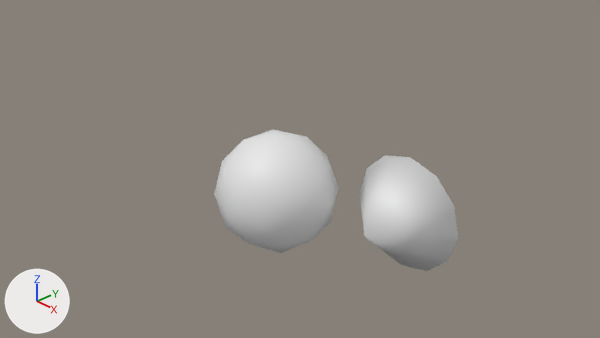
Renders of the Blender file EngineAssets/LightMeshes.blend from each side of a commit.
Both versions are drawn from the file's camera 'Camera'. The axes (+X, +Y, +Z) are drawn at lower left. The lights are the same throughout.
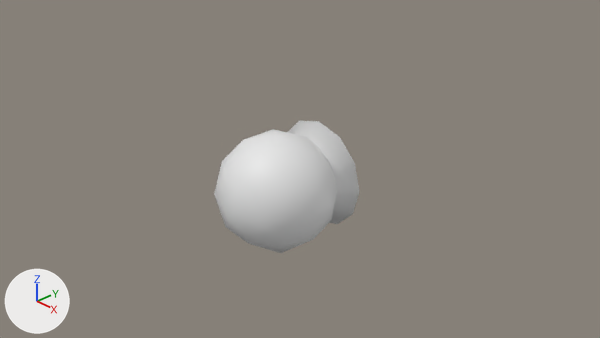
Changed parts and their boxes [x1, y1, x2, y2] in the pictures (600 x 338 px):
'Cone', moved
    before: [360, 155, 458, 271]
    after: [288, 121, 359, 224]

Diff of the bpy script that builds the scene:
```diff
--- a/EngineAssets/LightMeshes.blend.py
+++ b/EngineAssets/LightMeshes.blend.py
@@ ob_cone @@
 ob_cone = bpy.data.objects.new('Cone', me_cone)
-ob_cone.location = (2.0, 0.0, 0.0)
+ob_cone.location = (0.0, 0.0, 0.0)
```
